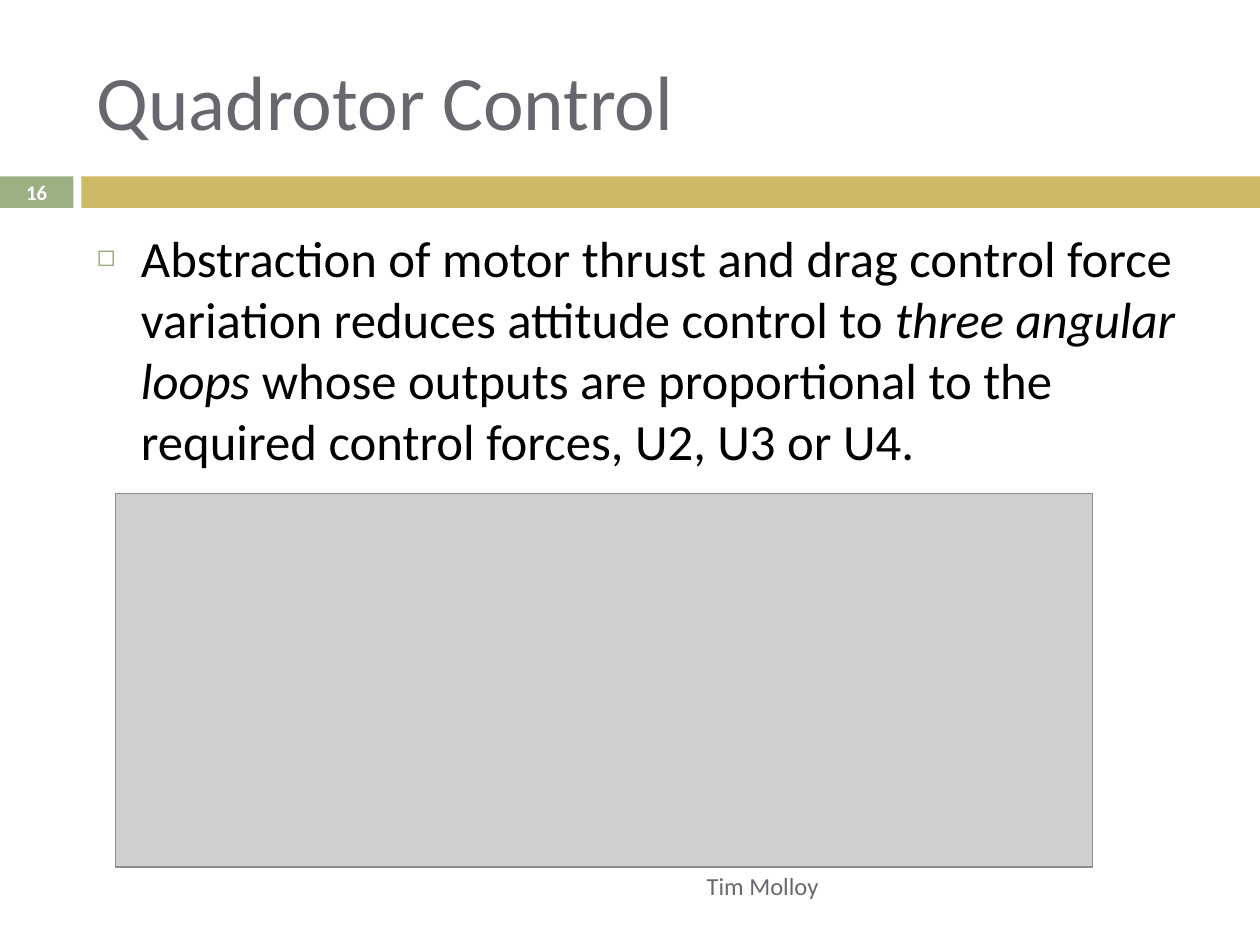
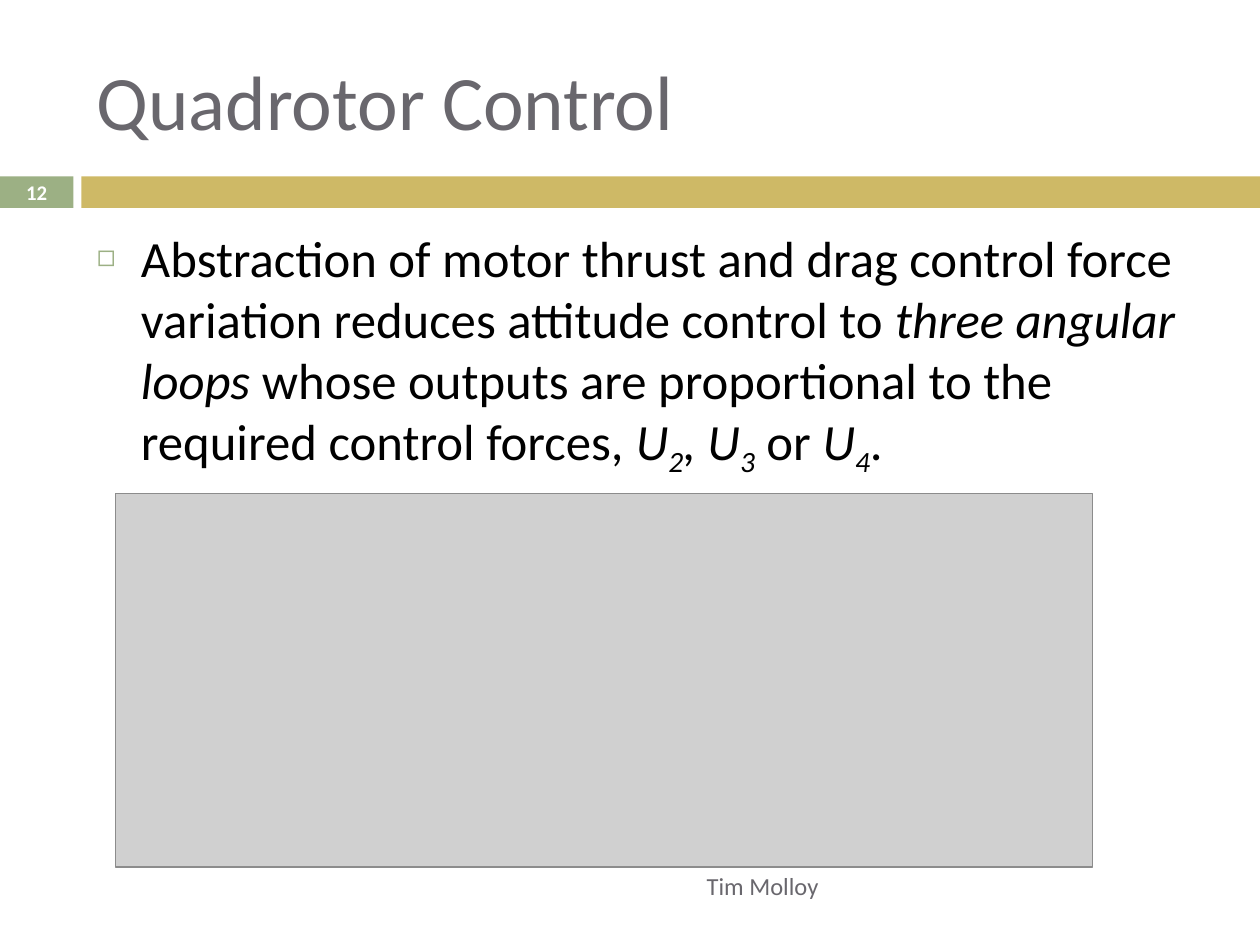
Before and after one commit to lijian8/ahns10, a slide deck: slide 12 of docproject/official_ahns/presentations/tim_semester1.pptx (slide 16 before the commit). Drawn at 1260x945 pixels with LibreOffice and Linux fonts; fonts in the diff are those of the drawing; grey boxes stand for pictures. Boxes give left, top, right and bottom in pixels: in the first picture for what was removed or moved away, otherwise in the second. Text is boxed around its words. In the diff, an @@ line names an element or a change of style, - is before the commit and + after.

```diff
--- a/docproject/official_ahns/presentations/tim_semester1.pptx
+++ b/docproject/official_ahns/presentations/tim_semester1.pptx
@@ page number at box(26, 186, 47, 200): text changed @@
-16
+12
@@ text "Abstraction of motor thrust and ..." at box(141, 241, 1175, 469): now subscript, italic on in "U2, U3 U4." @@
```
Also in this commit, not shown: 7 other slides changed, 4 slides removed.
